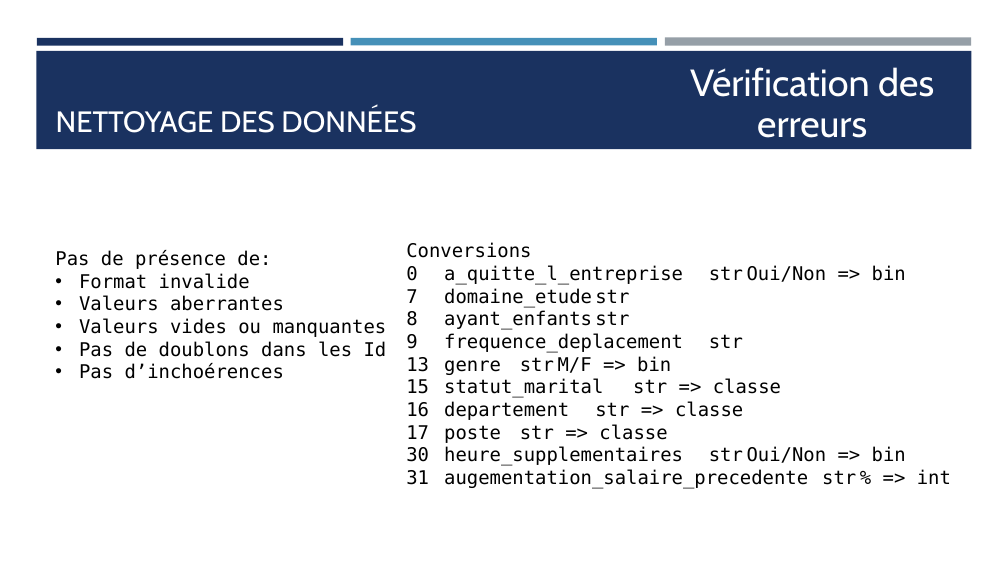
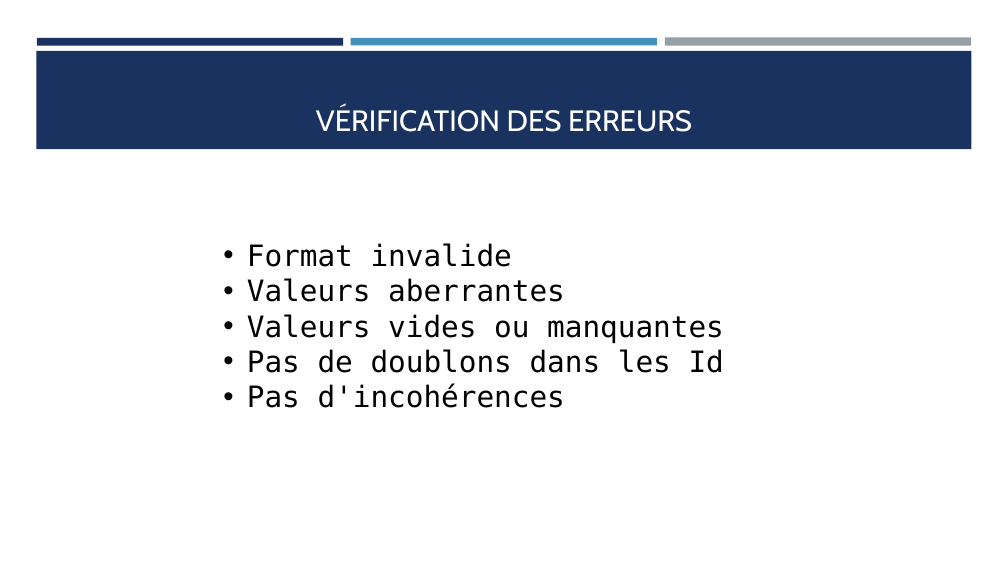
Before and after one commit to Ace4teaM/OCR-NovaTech, a slide deck: slide 11 of Presentation.pptx. Drawn at 1008x567 pixels with LibreOffice and Linux fonts; fonts in the diff are those of the drawing. Boxes give left, top, right and bottom in pixels: in the first picture for what was removed or moved away, otherwise in the second. Text is boxed around its words. In the diff, an @@ line names an element or a change of style, - is before the commit and + after.

Commit message:
MaJ de la présentation

```diff
--- a/Presentation.pptx
+++ b/Presentation.pptx
@@ text removed at (x1=690, y1=67, x2=934, y2=138) @@
-Vérification des erreurs
@@ title at (x1=316, y1=106, x2=692, y2=132): text changed @@
-NETTOYAGE DES DONNÉES
+VÉRIFICATION DES ERREURS
@@ text "Format invalide" moved from (x1=55, y1=250, x2=387, y2=379) to (x1=247, y1=243, x2=724, y2=408) @@
@@ text at (x1=55, y1=250, x2=271, y2=269): paragraph removed @@
-Pas de présence de:
@@ text at (x1=247, y1=243, x2=724, y2=373): size 18 to 28 pt in "Format invalide", "Valeurs aberrantes", "Valeurs vides ou manquantes", "Pas de doublons dans les Id" @@
@@ text removed at (x1=406, y1=242, x2=951, y2=489) @@
-Conversions
-0 a_quitte_l_entreprise str Oui/Non => bin
-7 domaine_etude str
-8 ayant_enfants str
-9 frequence_deplacement str
-13 genre str M/F => bin
-15 statut_marital str => classe
-16 departement str => classe
-17 poste str => classe
-30 heure_supplementaires str Oui/Non => bin
-31 augementation_salaire_precedente str % => int
@@ text at (x1=247, y1=383, x2=565, y2=408): text changed; size 18 to 28 pt @@
-• Pas d’inchoérences
+• Pas d'incohérences
```
Also in this commit, not shown: 16 other slides changed, 12 slides added, 3 slides removed, 2 other files.
